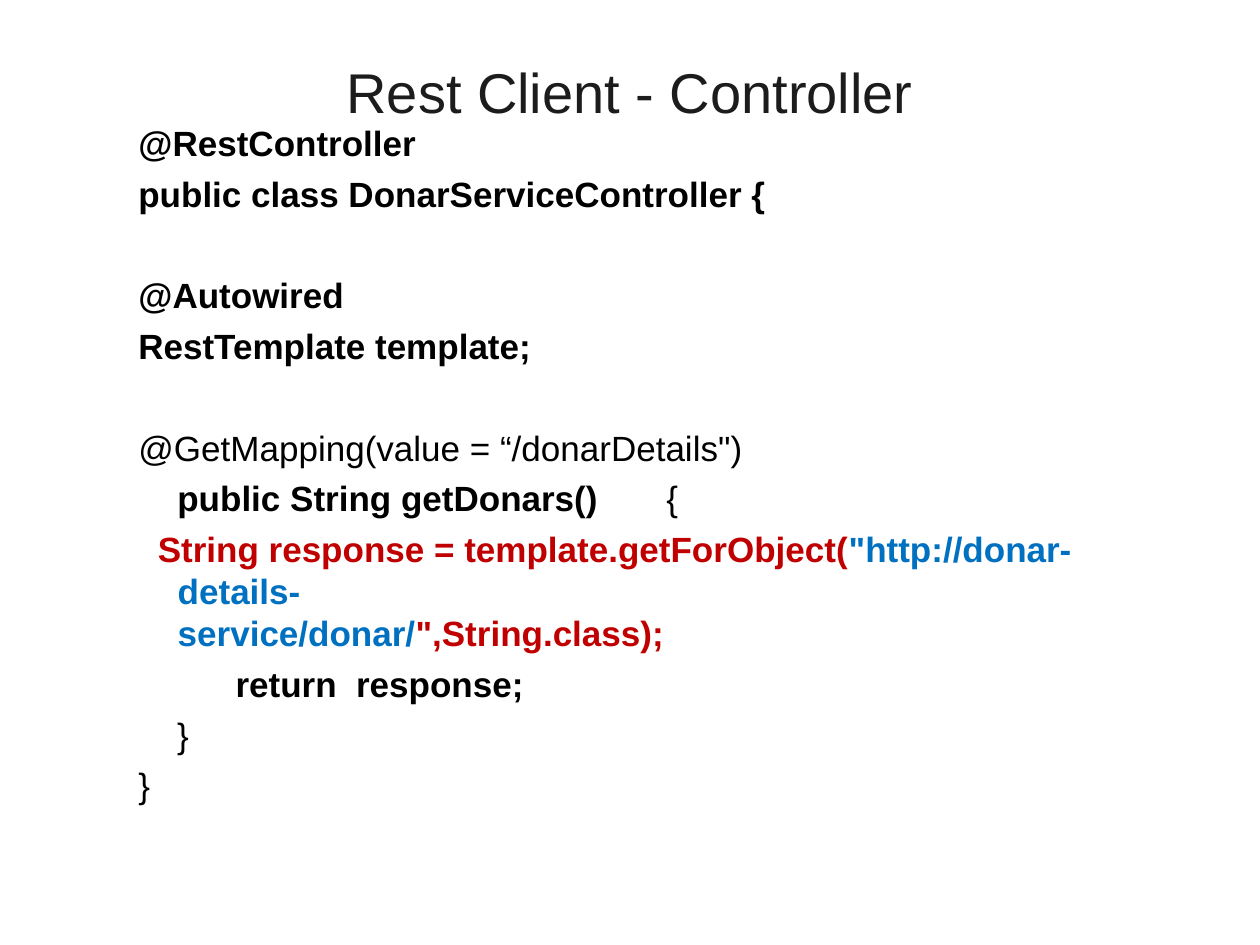
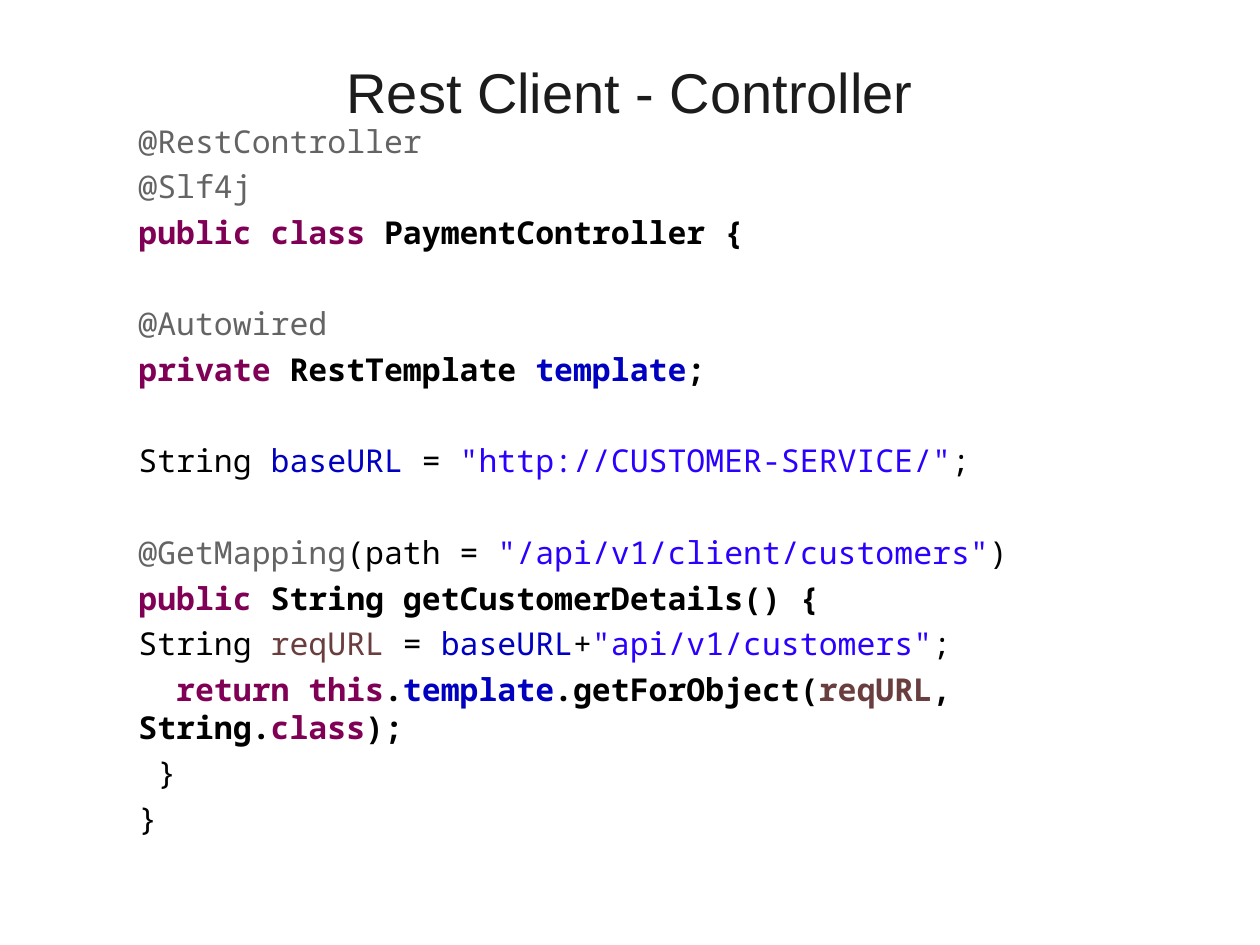
Before and after one commit to vatsank/spring_presentations, a slide deck: slide 50 of SpringMicroService_Module1_Ver01.ppt (slide 47 before the commit). Drawn at 1260x945 pixels with LibreOffice and Linux fonts; fonts in the diff are those of the drawing; background and template pictures are left out. Boxes give left, top, right and bottom in pixels: in the first picture for what was removed or moved away, otherwise in the second. Text is boxed around its words. In the diff, an @@ line names an element or a change of style, - is before the commit and + after.

```diff
--- a/SpringMicroService_Module1_Ver01.ppt
+++ b/SpringMicroService_Module1_Ver01.ppt
@@ text at [138,129,422,338]: size 20 to 18 pt, font Arial to Noto Sans Mono in "@RestController", "@Autowired", "}", "}"; text colour #000000 to #646464, bold off in "@RestController", "@Autowired"; indent changed @@
@@ text at [138,174,705,252]: text changed; size 20 to 18 pt; font Arial to Noto Sans Mono @@
-  public class DonarServiceController {
+  @Slf4j
+  public class PaymentController {
@@ text at [138,356,1007,747]: text changed; size 20 to 18 pt; font Arial to Noto Sans Mono; bold off @@
-  RestTemplate template;
-  @GetMapping(value = “/donarDetails")
-  public String getDonars() {
-  String response = template.getForObject("http://donar-details- service/donar/",String.class);
-  return response;
+  private RestTemplate template;
+  String baseURL = "http://CUSTOMER-SERVICE/";
+  @GetMapping(path = "/api/v1/client/customers")
+  public String getCustomerDetails() {
+  String reqURL = baseURL+"api/v1/customers";
+  return this.template.getForObject(reqURL, String.class);
```
Also in this commit, not shown: 46 other slides changed, 22 slides added, 4 slides removed, 2 other files.
